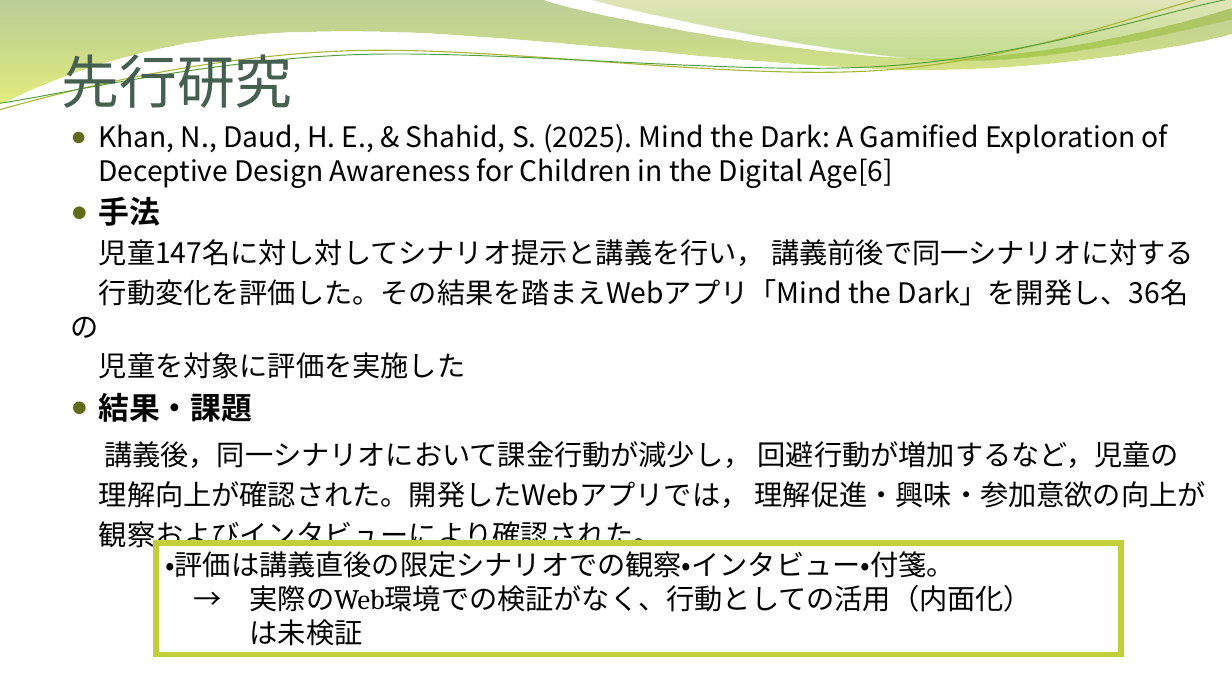
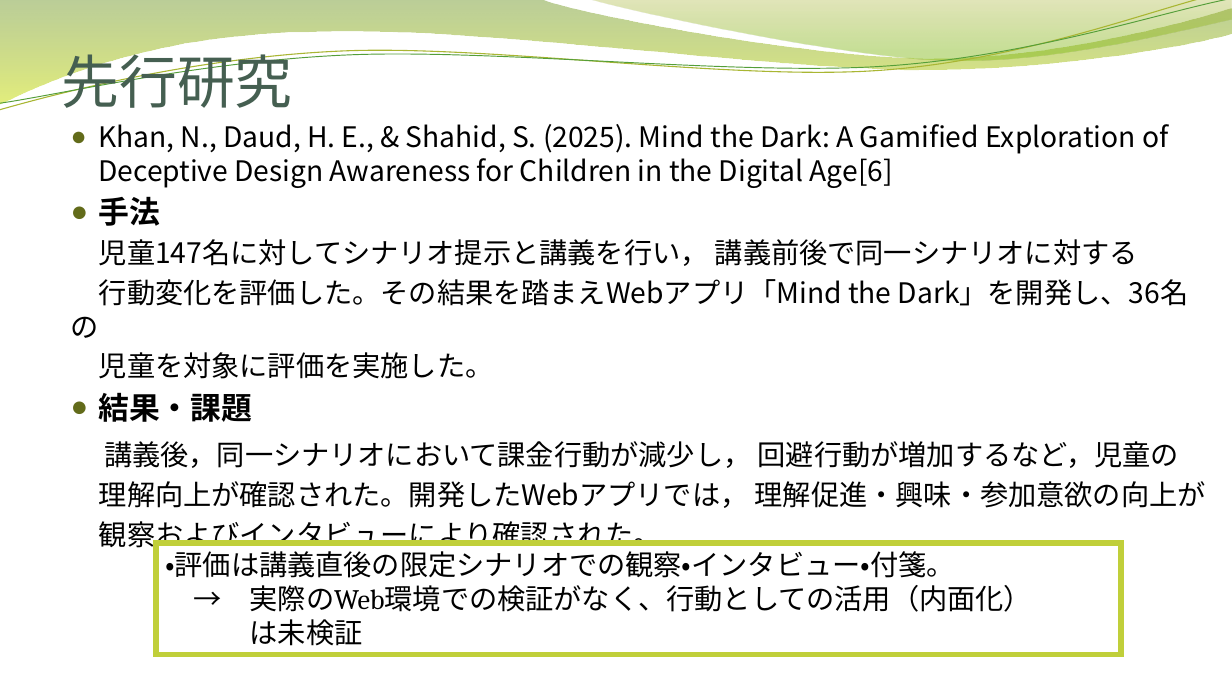
Before and after one commit to nishinekoma/graduate-school, a slide deck: slide 6 of 自身の研究/大学院での研究/修士論文進捗発表.pptx. Drawn at 1232x693 pixels with LibreOffice and Linux fonts; fonts in the diff are those of the drawing; background and template pictures are left out. Boxes give left, top, right and bottom in pixels: in the first picture for what was removed or moved away, otherwise in the second. Text is boxed around its words. In the diff, an @@ line names an element or a change of style, - is before the commit and + after.

```diff
--- a/自身の研究/大学院での研究/修士論文進捗発表.pptx
+++ b/自身の研究/大学院での研究/修士論文進捗発表.pptx
@@ text at <box>99,239,1138,266</box>: text changed @@
-児童147名に対し対してシナリオ提示と講義を行い， 講義前後で同一シナリオに対する
+児童147名に対してシナリオ提示と講義を行い， 講義前後で同一シナリオに対する
@@ text at <box>99,352,494,379</box>: text changed @@
-児童を対象に評価を実施した
+児童を対象に評価を実施した。
```
Also in this commit, not shown: 3 other slides changed, 8 slides added, 2 slides removed, 3 other files.
